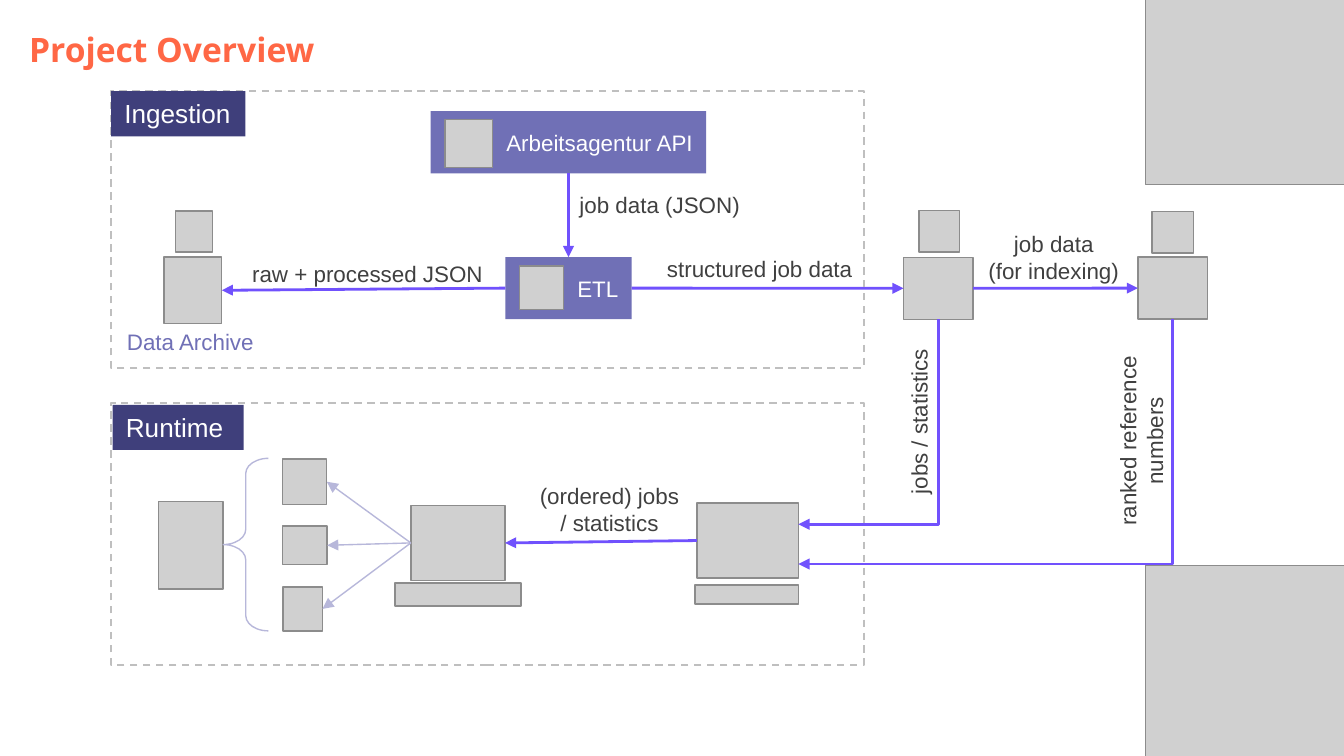
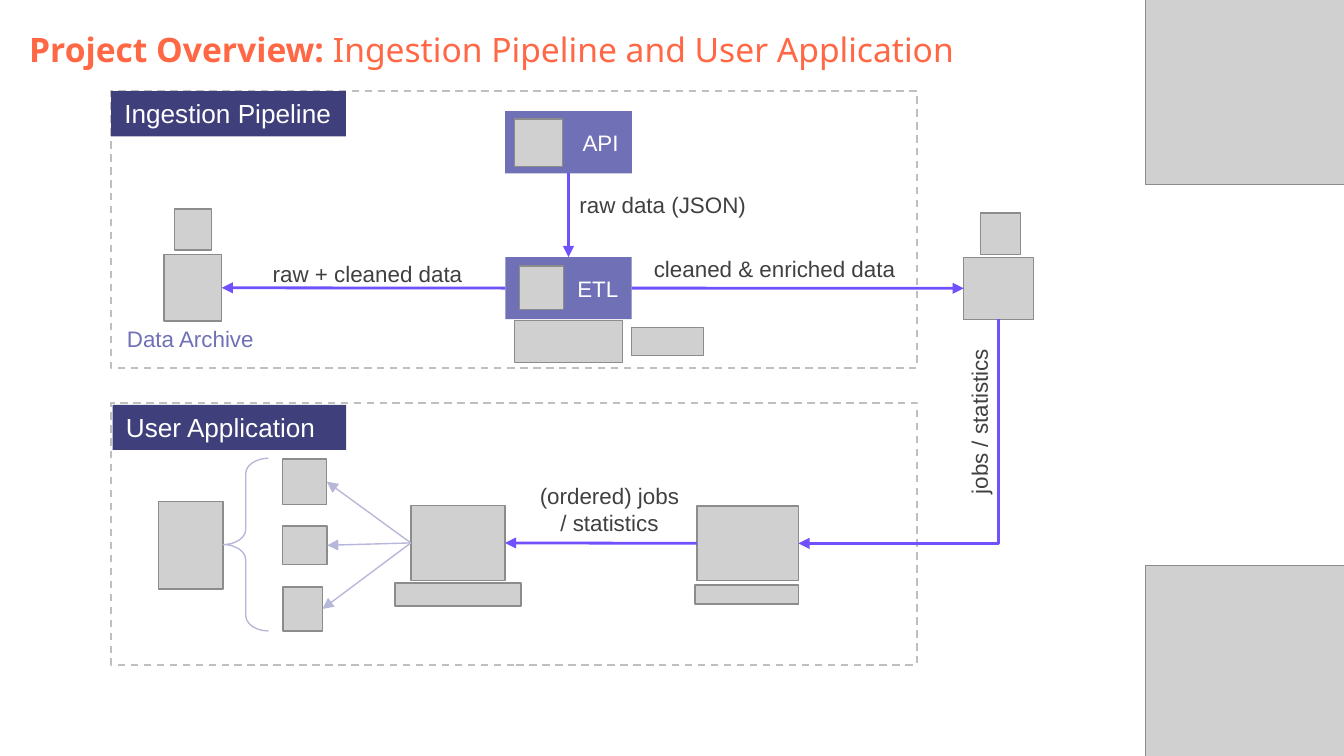
Before and after one commit to DataScientest-Studio/jun26bde-job-market, a slide deck: slide 4 of docs/defence/Defence.pptx (slide 3 before the commit). Drawn at 1344x756 pixels with LibreOffice and Linux fonts; fonts in the diff are those of the drawing; grey boxes stand for pictures; background and template pictures are left out. Boxes give left, top, right and bottom in pixels: in the first picture for what was removed or moved away, otherwise in the second. Text is boxed around its words. In the diff, an @@ line names an element or a change of style, - is before the commit and + after.

```diff
--- a/docs/defence/Defence.pptx
+++ b/docs/defence/Defence.pptx
@@ subtitle at bbox=[29, 36, 954, 70]: text changed; bold off @@
-Project Overview
+Project Overview: Ingestion Pipeline and User Application
@@ rectangle: place and size @@
-rectangle at bbox=[112, 91, 864, 368]
+rectangle at bbox=[112, 91, 918, 368]
@@ rectangle "Ingestion Pipeline": place and size @@
-rectangle "Ingestion Pipeline" at bbox=[112, 91, 246, 137]
+rectangle "Ingestion Pipeline" at bbox=[112, 91, 347, 137]
@@ text in rectangle at bbox=[124, 104, 331, 129]: text changed @@
-Ingestion
+Ingestion Pipeline
@@ rectangle "API": place and size @@
-rectangle "API" at bbox=[430, 112, 706, 173]
+rectangle "API" at bbox=[505, 112, 632, 173]
@@ picture: place and size @@
-picture at bbox=[445, 120, 493, 168]
+picture at bbox=[515, 118, 563, 167]
@@ text in rectangle at bbox=[583, 135, 619, 151]: text changed @@
-Arbeitsagentur API
+API
@@ text at bbox=[579, 196, 746, 218]: text changed @@
-job data (JSON)
+raw data (JSON)
@@ picture: place and size @@
-picture at bbox=[919, 211, 960, 253]
+picture at bbox=[980, 214, 1020, 255]
@@ text removed at bbox=[988, 235, 1119, 284] @@
-job data
-(for indexing)
@@ picture removed at bbox=[1152, 211, 1193, 253] @@
@@ text at bbox=[273, 265, 463, 287]: text changed @@
-raw + processed JSON
+raw + cleaned data
@@ text at bbox=[654, 260, 895, 277]: text changed @@
-structured job data
+cleaned & enriched data
@@ picture: place and size @@
-picture at bbox=[903, 257, 973, 319]
+picture at bbox=[964, 257, 1034, 319]
@@ picture removed at bbox=[1138, 257, 1208, 319] @@
@@ arrow moved from (632, 288) - (903, 289) to (632, 288) - (964, 289) @@
@@ arrow removed from (973, 289) to (1138, 288) @@
@@ picture added at bbox=[515, 321, 624, 363] @@
@@ picture added at bbox=[632, 328, 704, 356] @@
@@ elbow arrow moved from (938, 320) - (798, 524) to (999, 320) - (798, 543) @@
@@ elbow arrow removed from (1173, 320) to (798, 564) @@
@@ text "jobs / statistics": place and size @@
-text "jobs / statistics" at bbox=[907, 357, 932, 493]
+text "jobs / statistics" at bbox=[968, 357, 993, 493]
@@ text removed at bbox=[1116, 365, 1168, 523] @@
-ranked reference numbers
@@ rectangle: place and size @@
-rectangle at bbox=[112, 403, 864, 665]
+rectangle at bbox=[112, 403, 918, 665]
@@ rectangle "User Application": place and size @@
-rectangle "User Application" at bbox=[113, 405, 243, 450]
+rectangle "User Application" at bbox=[113, 405, 347, 450]
@@ text in rectangle at bbox=[126, 418, 315, 443]: text changed @@
-Runtime
+User Application
```
Also in this commit, not shown: 9 other slides changed, 6 slides added, 5 slides removed, 23 other files.
